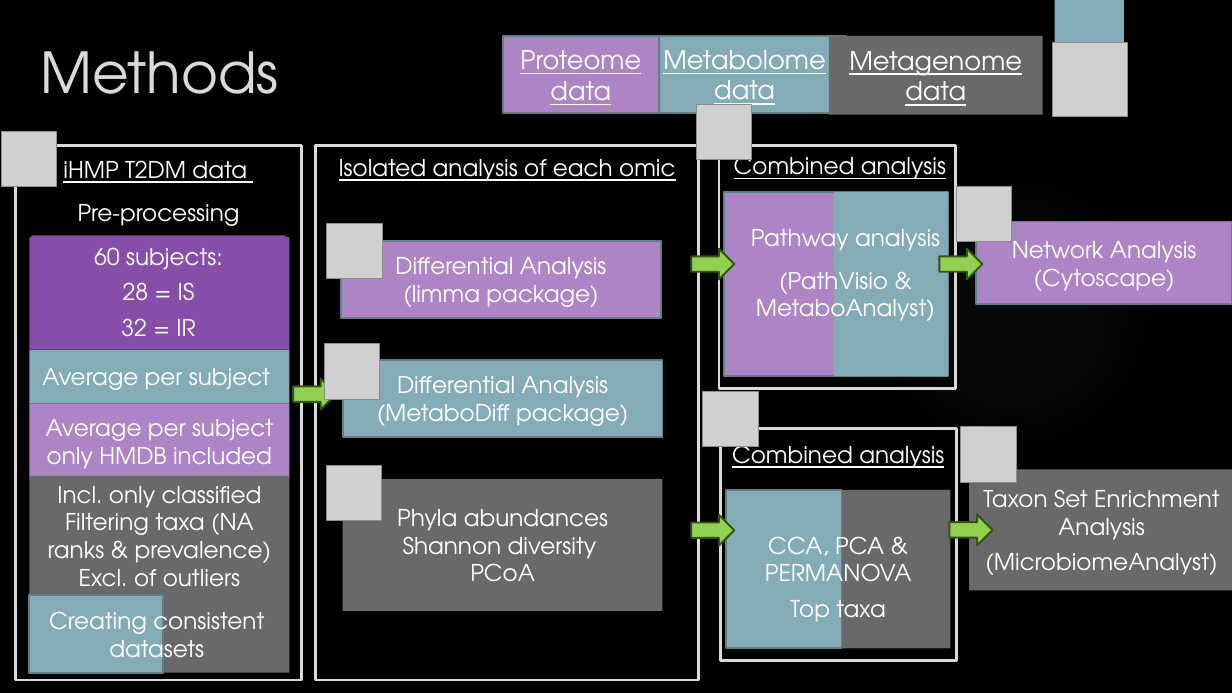
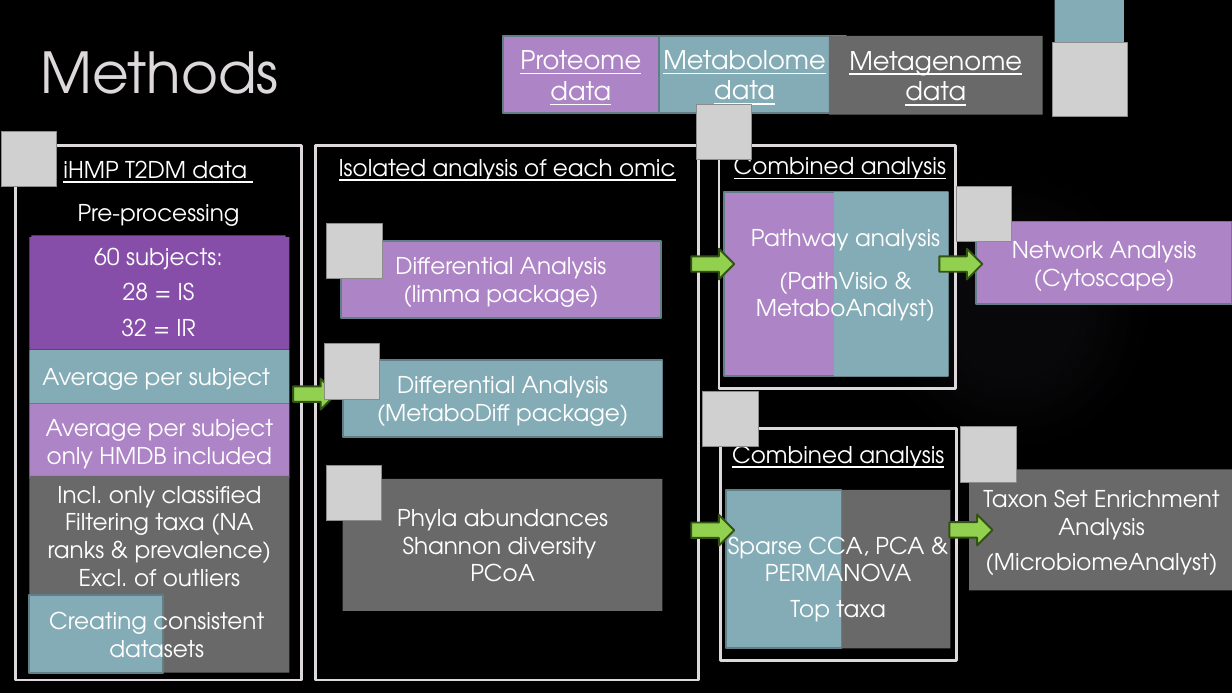
Before and after one commit to sabdeolive/Sabrina_BMS_Bachelor-Internship, a slide deck: slide 5 of Intermediary Presentation.pptx. Drawn at 1232x693 pixels with LibreOffice and Linux fonts; fonts in the diff are those of the drawing; grey boxes stand for pictures; background and template pictures are left out. Boxes give left, top, right and bottom in pixels: in the first picture for what was removed or moved away, otherwise in the second. Text is boxed around its words. In the diff, an @@ line names an element or a change of style, - is before the commit and + after.

```diff
--- a/Intermediary Presentation.pptx
+++ b/Intermediary Presentation.pptx
@@ text at (x1=728, y1=530, x2=924, y2=593): text changed @@
-CCA, PCA & PERMANOVA
+Sparse CCA, PCA & PERMANOVA
```
Also in this commit, not shown: 2 other slides changed.
